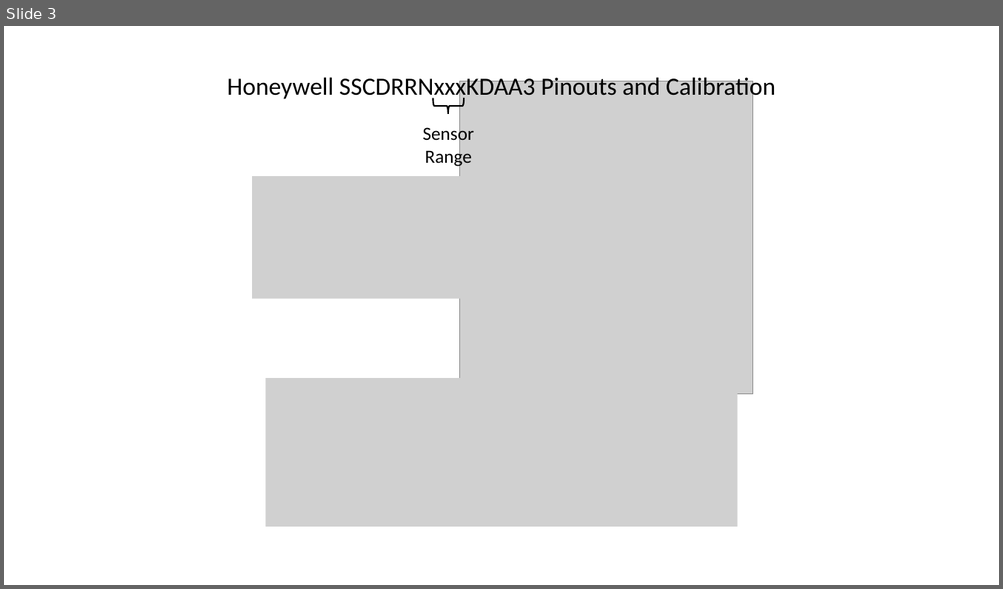
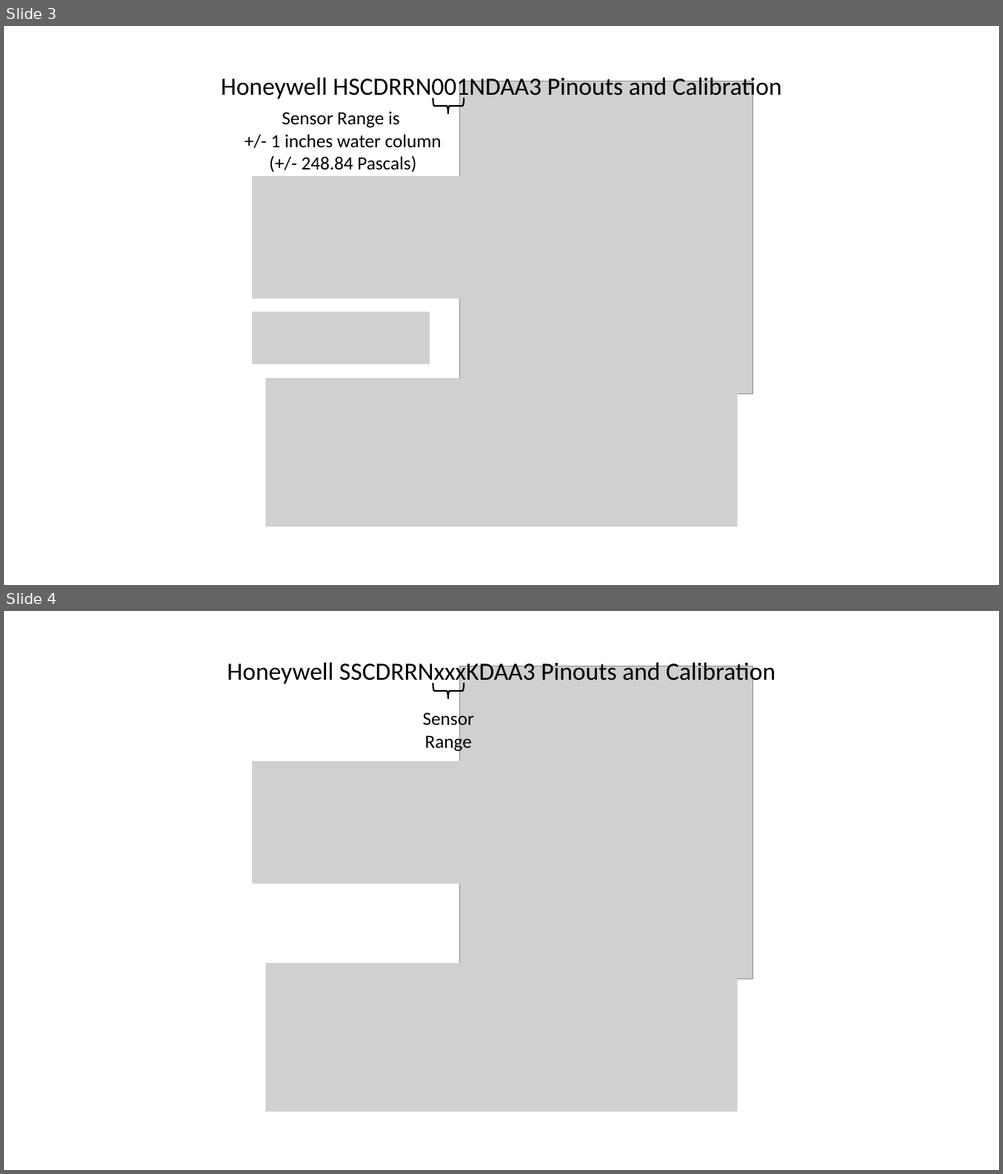
Before and after one commit to d008/MAE224, a slide deck: Lab Equipment and Etc/Pressure Transducer Pinouts and Calibrations.pptx. Shown one above the other, each under a label of ours: slide 3 before the commit, slides 3 and 4 after it. The pictures are 1003x589 and 1003x1174 pixels, drawn with LibreOffice and Linux fonts; fonts in the diff are those of the drawing; grey boxes stand for pictures. Boxes give left, top, right and bottom in pixels: in the first picture for what was removed or moved away, otherwise in the second. Text is boxed around its words. In the diff, an @@ line names an element or a change of style, - is before the commit and + after.

Commit message:
some updates to pressure sensors

```diff
--- a/Lab Equipment and Etc/Pressure Transducer Pinouts and Calibrations.pptx
+++ b/Lab Equipment and Etc/Pressure Transducer Pinouts and Calibrations.pptx
@@ slide 3 added at (4,26,999,585), background #FFFFFF @@
@@ text added at (221,75,782,101), 24 pt, text #000000 @@
+Honeywell HSCDRRN001NDAA3 Pinouts and Calibration
@@ picture added at (460,82,752,394) @@
@@ text added at (271,111,441,173), 18 pt, text #000000 @@
+Sensor Range is
++/- 1 inches water column
+(+/- 248.84 Pascals)
@@ left brace added at (433,98,464,113), outline #000000 1.5 pt @@
@@ picture added at (253,177,473,299) @@
@@ picture added at (253,312,430,365) @@
@@ picture added at (266,378,737,527) @@
@@ what was slide 3 is now slide 4 @@
```
Also in this commit, not shown: 2 slides changed, 3 other files.
